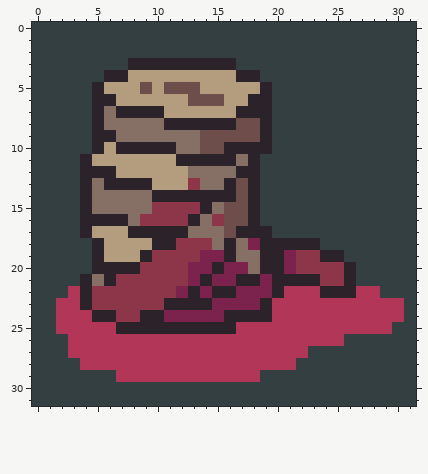
Pixel-art sprite: src/Art/Mantis_Skill_Icons/Icons8.png. Above, as it was before the edit.
The file is 32x32 pixels.
New version:
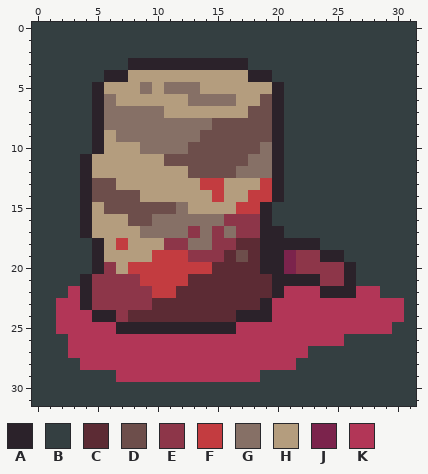
Palette (. is transparent): A #2b222a  B #343f41  C #5c2b34  D #6d4e4b  E #8d3649  F #c33c40  G #867066  H #b49d7e  J #7b234c  K #b23657
Change:
Colour B gives way to colour A in row 3 at x 17; in row 4 at x 19; in rows 5 to 14 at x 20; in rows 15 to 16 at x 19; in row 17 at x 20.
Colour A gives way to colour C in row 19 at x 16; in row 20 at x 15; in row 21 at x 14 and 17 to 18; in row 22 at x 13 and 15 to 16; in row 23 at x 11 to 14; in row 24 at x 9 to 10 and 16.
Colour E gives way to colour C in row 23 at x 10; in row 24 at x 8.
Colour G gives way to colour C in row 18 at x 17; in rows 19 to 20 at x 18.
Colour J gives way to colour C in row 18 at x 18; in row 20 at x 16 to 17; in row 21 at x 13, 15 to 16 and 19; in row 22 at x 12, 14 and 17 to 19; in row 23 at x 15 to 18; in row 24 at x 11 to 15.
Colour A gives way to colour D in row 6 at x 19; in row 7 at x 18 to 19; in row 8 at x 15 to 16 and 19; in row 9 at x 19; in row 10 at x 16 to 18; in row 11 at x 12 to 16.
Colour A gives way to colour D in row 13 at x 6.
Colour E gives way to colour D in row 15 at x 10 to 11; in row 16 at x 9.
Colour G gives way to colour D in row 10 at x 13; in row 11 at x 17; in row 12 at x 13 to 16; in row 13 at x 5; in row 14 at x 5 to 8; in row 15 at x 6 to 9.
Colour G gives way to colour D in row 16 at x 8; in row 19 at x 17.
Colour H gives way to colour D in row 11 at x 11.
Colour A gives way to colour E in row 16 at x 18; in row 17 at x 17 to 18; in row 18 at x 11 and 16; in rows 20 to 21 at x 6.
Colour D gives way to colour E in row 16 at x 16 to 17.
Colour G gives way to colour E in row 17 at x 13 and 15; in row 18 at x 15; in row 21 at x 5.
Colour J gives way to colour E in row 19 at x 14 to 15.
Colour A gives way to colour F in row 14 at x 15 and 18; in row 15 at x 18; in row 20 at x 8.
Colour B gives way to colour F in rows 13 to 14 at x 19.
Colour D gives way to colour F in row 15 at x 17.
Colour E gives way to colour F in row 19 at x 10 to 12; in rows 20 to 21 at x 9 to 12; in row 22 at x 10 to 11.
Colour G gives way to colour F in row 13 at x 14 to 15.
Colour H gives way to colour F in row 18 at x 7.
Colour J gives way to colour F in row 20 at x 13 to 14.
Colour A gives way to colour G in row 6 at x 6; in row 7 at x 7 to 10; in row 8 at x 11 to 14; in row 10 at x 9 to 11 and 19; in row 11 at x 18; in row 12 at x 17 to 18.
Colour A gives way to colour G in row 16 at x 13; in row 17 at x 9 to 12.
Colour B gives way to colour G in rows 11 to 12 at x 19.
Colour D gives way to colour G in row 5 at x 9 and 11 to 13; in row 6 at x 13 to 15; in row 17 at x 16.
Colour E gives way to colour G in row 15 at x 12; in row 16 at x 10 to 12 and 15; in row 18 at x 13 to 14.
Colour H gives way to colour G in row 6 at x 16.
Colour A gives way to colour H in row 4 at x 17; in row 5 at x 19; in row 6 at x 18; in row 7 at x 17; in row 9 at x 6; in row 10 at x 7 to 8.
Colour A gives way to colour H in row 12 at x 5 to 6; in row 13 at x 7 to 9, 16 and 18; in row 14 at x 10 to 14 and 16; in row 15 at x 14; in row 16 at x 5 to 7; in row 17 at x 8.
Colour A gives way to colour H in row 18 at x 10; in row 19 at x 9; in row 20 at x 7.
Colour D gives way to colour H in rows 13 to 14 at x 17; in row 15 at x 16.
Colour E gives way to colour H in row 13 at x 13; in row 15 at x 13.
Colour G gives way to colour H in row 14 at x 9; in row 15 at x 5 and 15.
Pixel boxes of the changes (left, top, right, bottom) in both pictures:
changed: (92, 58, 284, 322)
